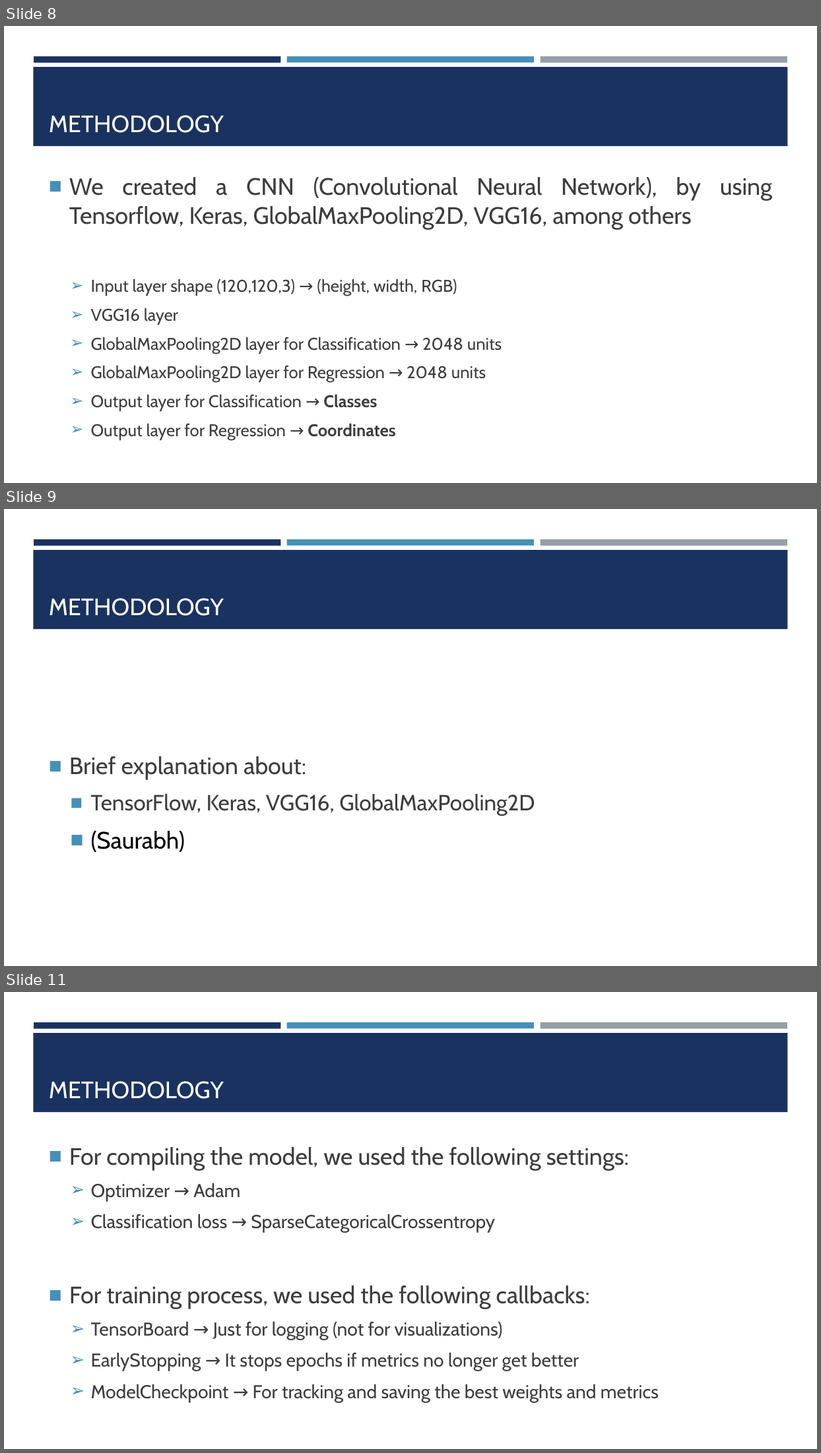
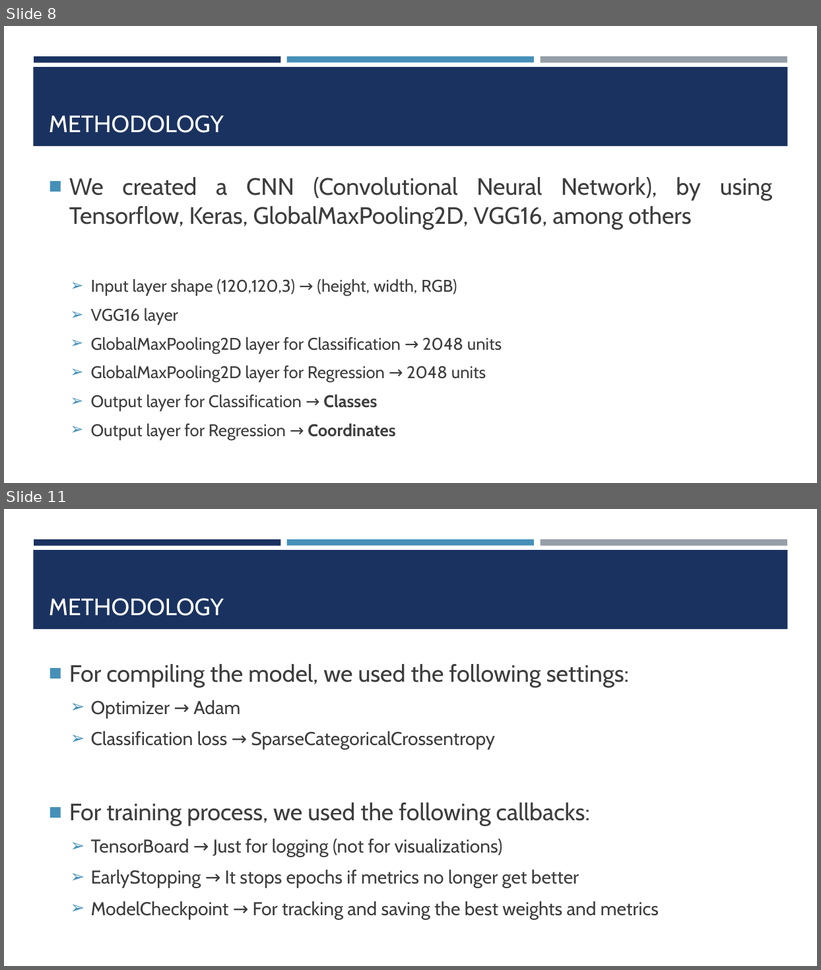
Before and after one commit to kompany04/Capstone_Project, a slide deck: Documents/BDM-3035.pptx. Shown one above the other, each under a label of ours: slides 8, 9 and 11 before the commit, slides 8 and 11 after it; the slides between them are not shown. The pictures are 821x1453 and 821x970 pixels, drawn with LibreOffice and Linux fonts; fonts in the diff are those of the drawing. Boxes give left, top, right and bottom in pixels: in the first picture for what was removed or moved away, otherwise in the second. Text is boxed around its words. In the diff, an @@ line names an element or a change of style, - is before the commit and + after.

```diff
--- a/Documents/BDM-3035.pptx
+++ b/Documents/BDM-3035.pptx
@@ slide 9 removed at <box>4,509,817,966</box>, background #FFFFFF; not listed: 4 template elements that a slide beside it also shows @@
@@ title removed at <box>49,598,224,616</box> @@
-METHODOLOGY
@@ text removed at <box>69,757,535,852</box> @@
-■ Brief explanation about:
-  ■ TensorFlow, Keras, VGG16, GlobalMaxPooling2D
-  ■ (Saurabh)
```
Also in this commit, not shown: 3 slides changed, 2 slides added, 1 other slide removed, 22 other files.
